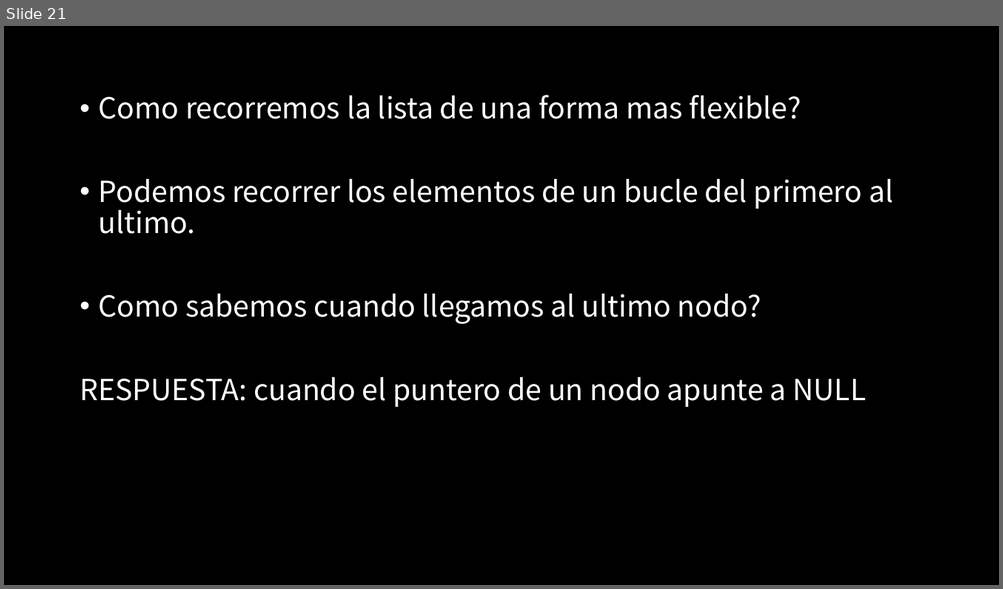
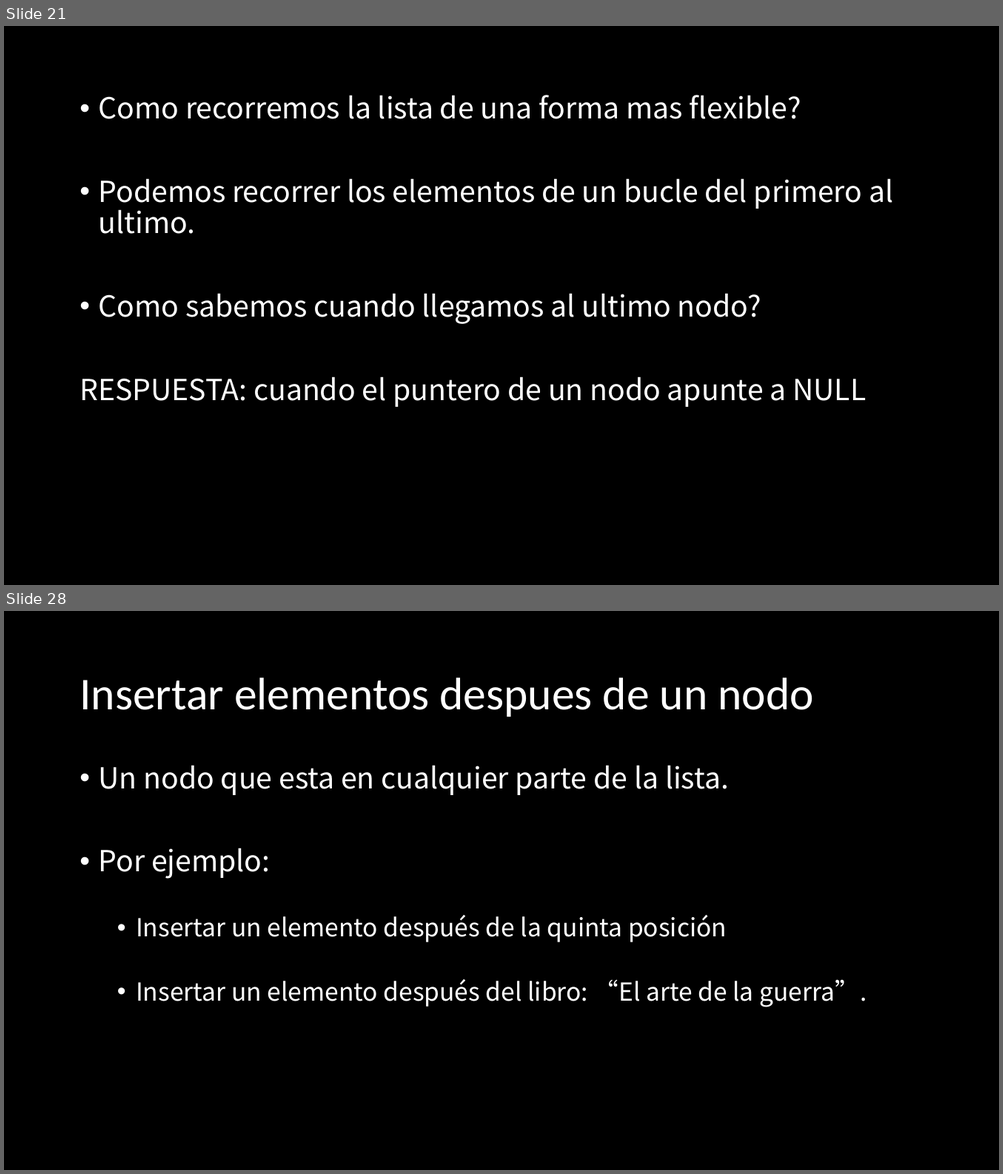
Before and after one commit to jcontrolresearch/DataStructure, a slide deck: Documents/Slides/Chapter_1-LinkedList/[1]Estructura de datos-Listas_enlazadas_intro.pptx. Shown one above the other, each under a label of ours: slide 21 before the commit, slides 21 and 28 after it; the slides between them are not shown. The pictures are 1003x589 and 1003x1174 pixels, drawn with LibreOffice and Linux fonts; fonts in the diff are those of the drawing. Boxes give left, top, right and bottom in pixels: in the first picture for what was removed or moved away, otherwise in the second. Text is boxed around its words. In the diff, an @@ line names an element or a change of style, - is before the commit and + after.

```diff
--- a/Documents/Slides/Chapter_1-LinkedList/[1]Estructura de datos-Listas_enlazadas_intro.pptx
+++ b/Documents/Slides/Chapter_1-LinkedList/[1]Estructura de datos-Listas_enlazadas_intro.pptx
@@ slide 28 added at [4, 611, 999, 1170], background #000000 @@
@@ title added at [79, 678, 814, 717], 44 pt, text #FFFFFF @@
+Insertar elementos despues de un nodo
@@ text added at [99, 765, 866, 1008], 24 pt, text #FFFFFF @@
+• Un nodo que esta en cualquier parte de la lista.
+• Por ejemplo:
+  • Insertar un elemento después de la quinta posición
+  • Insertar un elemento después del libro: “El arte de la guerra”.
```
Also in this commit, not shown: 15 other slides added, 5 other files.
